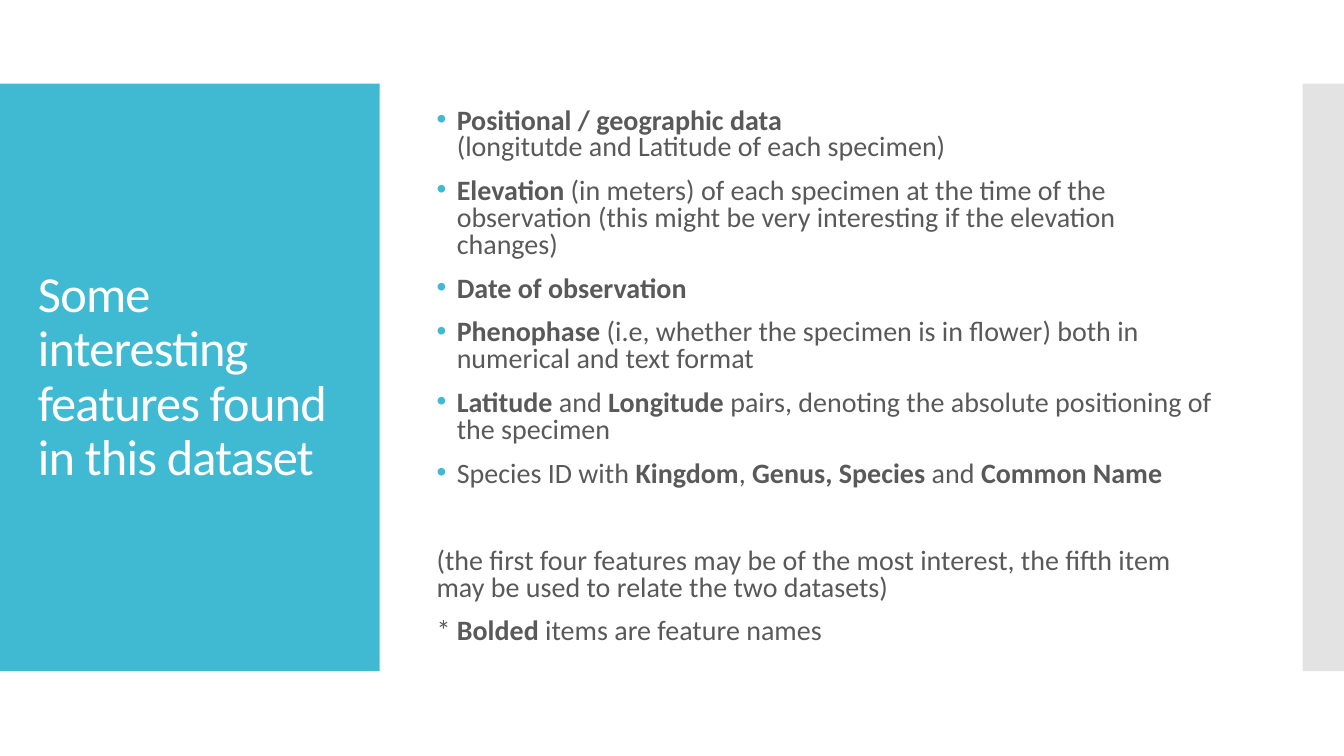
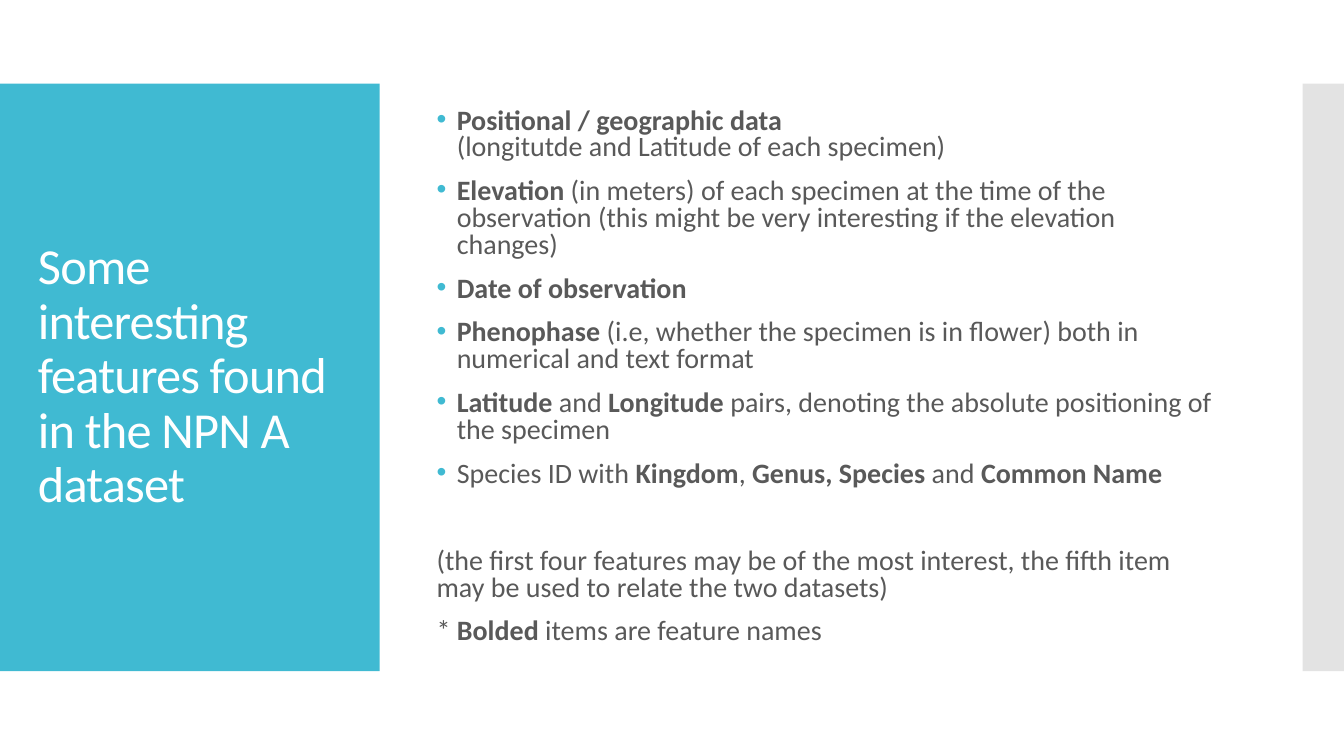
Before and after one commit to tzucker02/presentation4699w5, a slide deck: slide 11 of usanpn dataset presentation for dx699 week 5.pptx (slide 7 before the commit). Drawn at 1344x756 pixels with LibreOffice and Linux fonts; fonts in the diff are those of the drawing. Boxes give left, top, right and bottom in pixels: in the first picture for what was removed or moved away, otherwise in the second. Text is boxed around its words. In the diff, an @@ line names an element or a change of style, - is before the commit and + after.

```diff
--- a/usanpn dataset presentation for dx699 week 5.pptx
+++ b/usanpn dataset presentation for dx699 week 5.pptx
@@ title at box(38, 251, 327, 503): text changed @@
-Some interesting features found in this dataset
+Some interesting features found in the NPN A dataset
```
Also in this commit, not shown: 6 other slides changed, 4 slides added.
